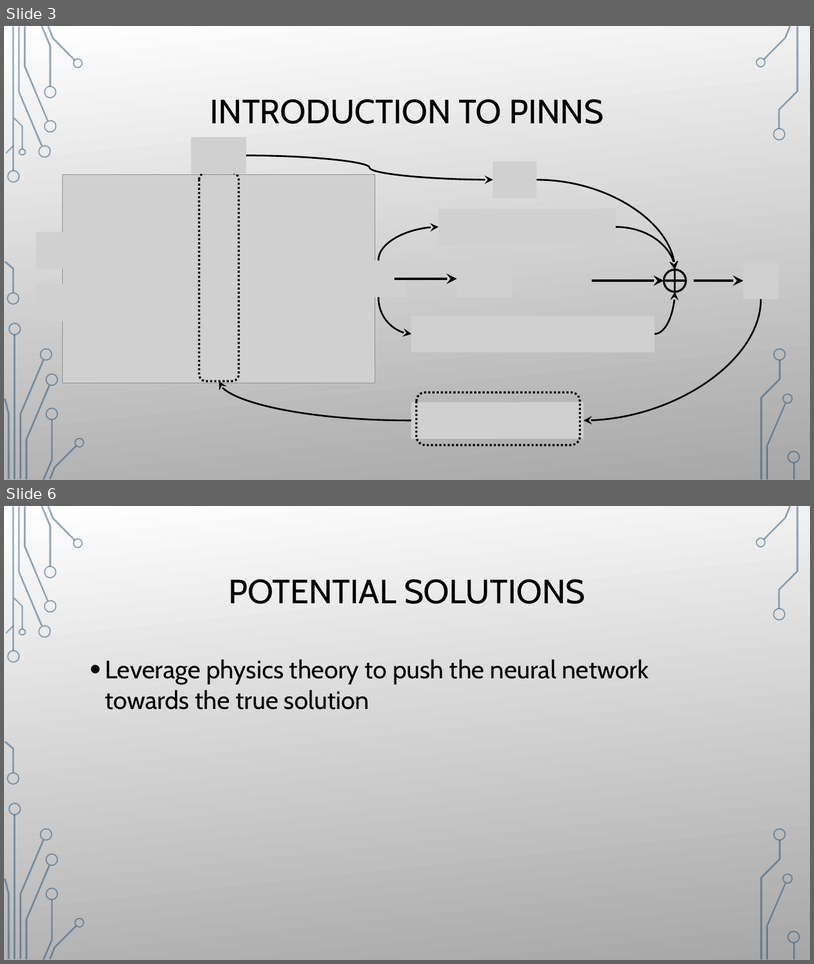
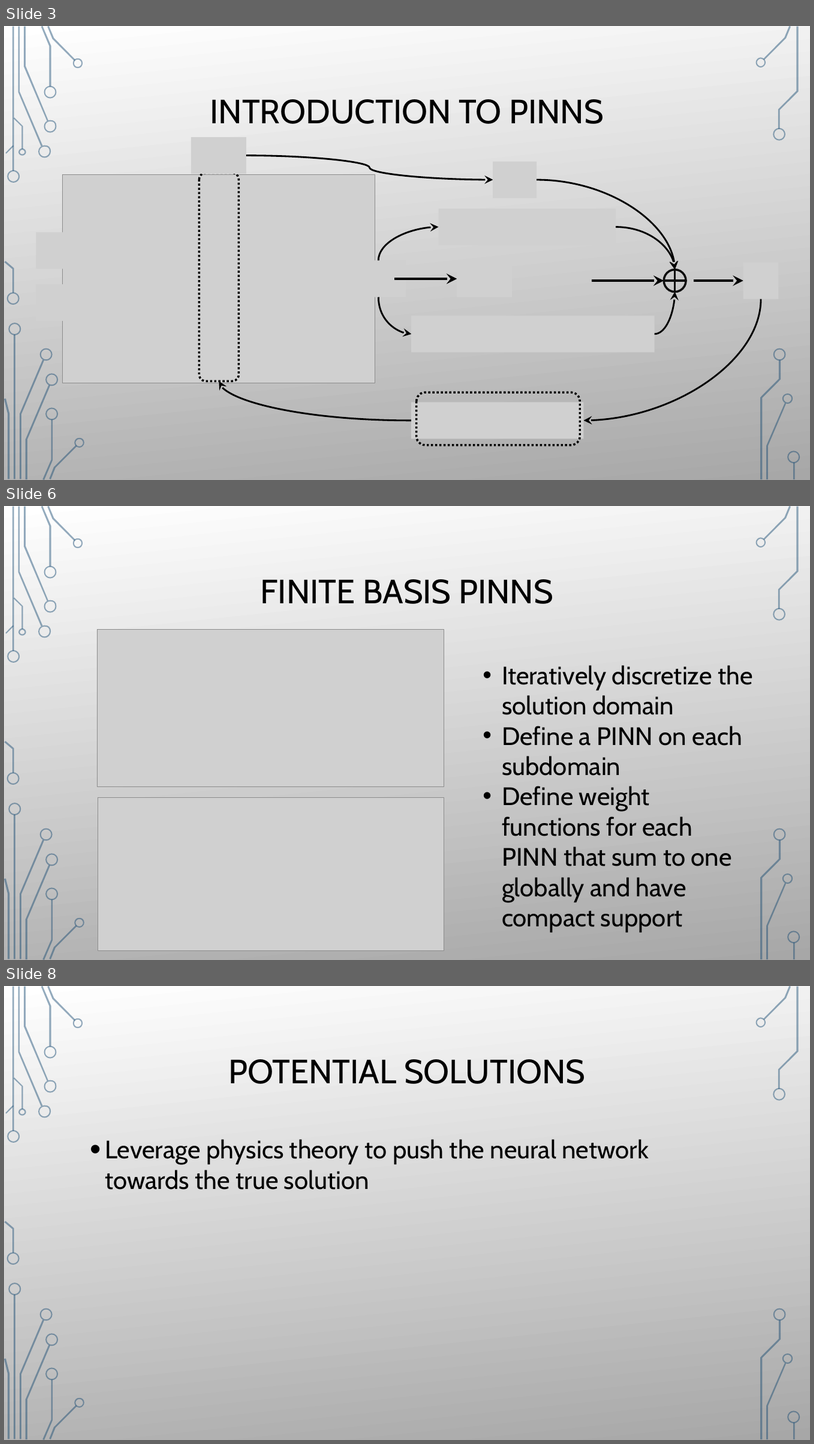
Before and after one commit to damienbeecroft/pnnl_research, a slide deck: MFFBPINNs.pptx. Shown one above the other, each under a label of ours: slides 3 and 6 before the commit, slides 3, 6 and 8 after it; the slides between them are not shown. The pictures are 814x964 and 814x1444 pixels, drawn with LibreOffice and Linux fonts; fonts in the diff are those of the drawing; grey boxes stand for pictures; background and template pictures are left out. Boxes give left, top, right and bottom in pixels: in the first picture for what was removed or moved away, otherwise in the second. Text is boxed around its words. In the diff, an @@ line names an element or a change of style, - is before the commit and + after.

```diff
--- a/MFFBPINNs.pptx
+++ b/MFFBPINNs.pptx
@@ slide 6 added at box(4, 506, 810, 960), background picture (left out); not listed: 36 template elements that a slide beside it also shows @@
@@ rectangle added at box(4, 506, 810, 960), fill gradient #FFFFFF to #A7A7A7 @@
@@ title added at box(261, 579, 554, 604), 40 pt, text #000000 @@
+FINITE BASIS PINNS
@@ picture added at box(97, 630, 444, 787) @@
@@ text added at box(502, 665, 753, 902), 30 pt, text #000000 @@
+• Iteratively discretize the solution domain
+• Define a PINN on each subdomain
+• Define weight functions for each PINN that sum to one globally and have compact support
@@ picture added at box(98, 798, 444, 951) @@
@@ group added at box(4, 506, 84, 960): 24 freeform shapes, 2 rectangles @@
@@ group added at box(756, 506, 801, 959): 9 freeform shapes, 1 rectangle @@
@@ what was slide 6 is now slide 8 @@
```
Also in this commit, not shown: 2 slides changed, 1 other slide added.
